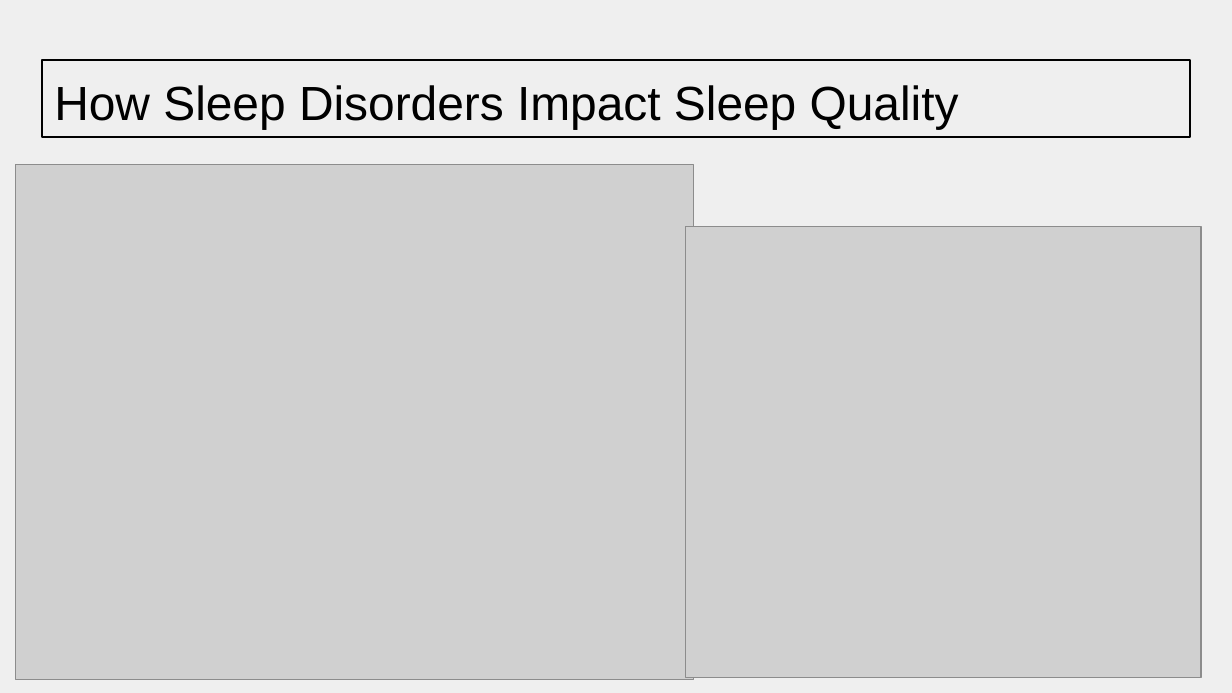
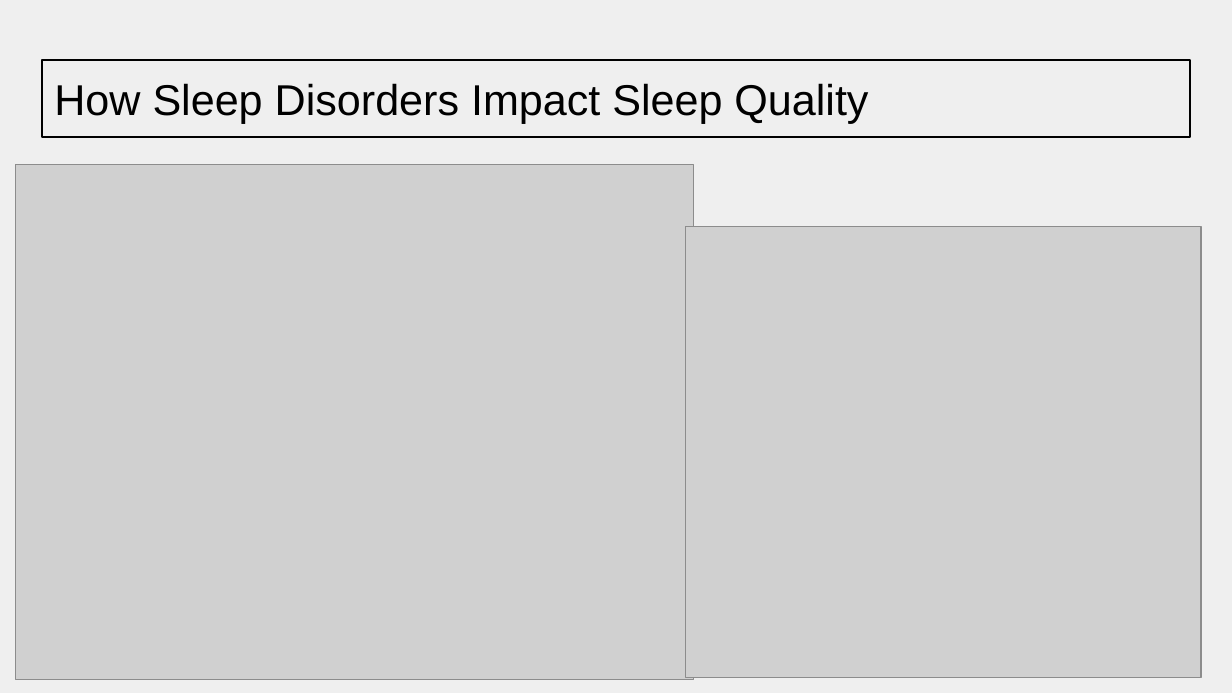
Before and after one commit to DeviBalao/SleepDataAnalysis, a slide deck: slide 7 of SleepDataAnalysisProjectPresentation.pptx. Drawn at 1232x693 pixels with LibreOffice and Linux fonts; fonts in the diff are those of the drawing; grey boxes stand for pictures. Boxes give left, top, right and bottom in pixels: in the first picture for what was removed or moved away, otherwise in the second. Text is boxed around its words. In the diff, an @@ line names an element or a change of style, - is before the commit and + after.

```diff
--- a/SleepDataAnalysisProjectPresentation.pptx
+++ b/SleepDataAnalysisProjectPresentation.pptx
@@ title "How Sleep Disorders Impact Sleep ..." at (42, 60, 1190, 138): size 28 to 25.2 pt @@
```
Also in this commit, not shown: 4 other slides changed.
